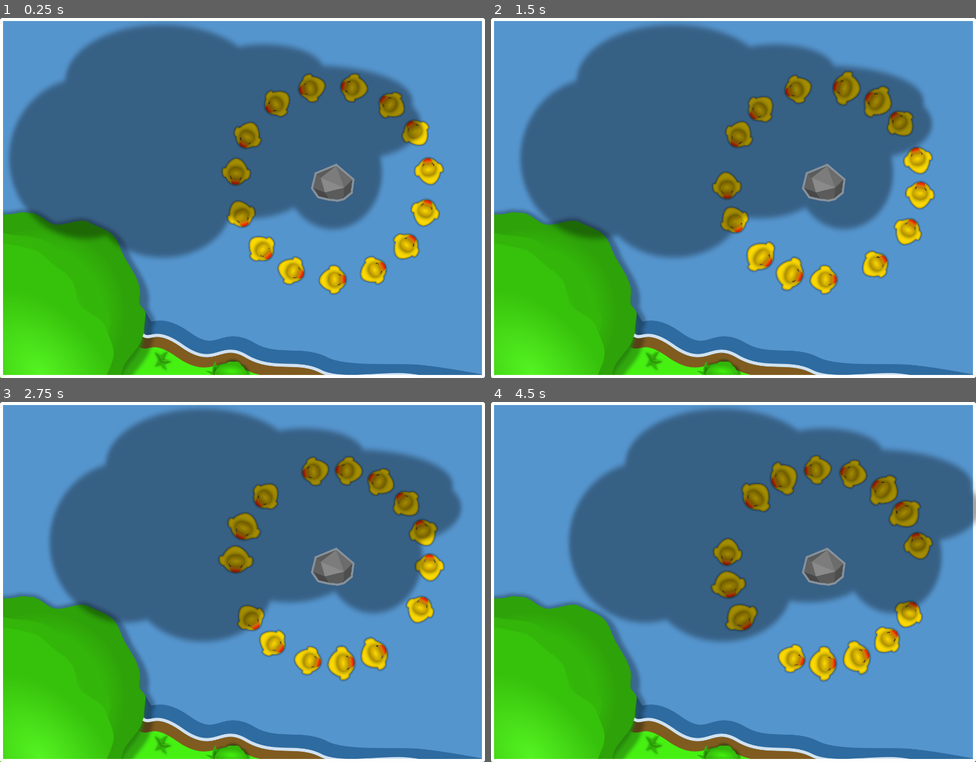
Above: before the commit, frames 1-4 (two rows, left to right).
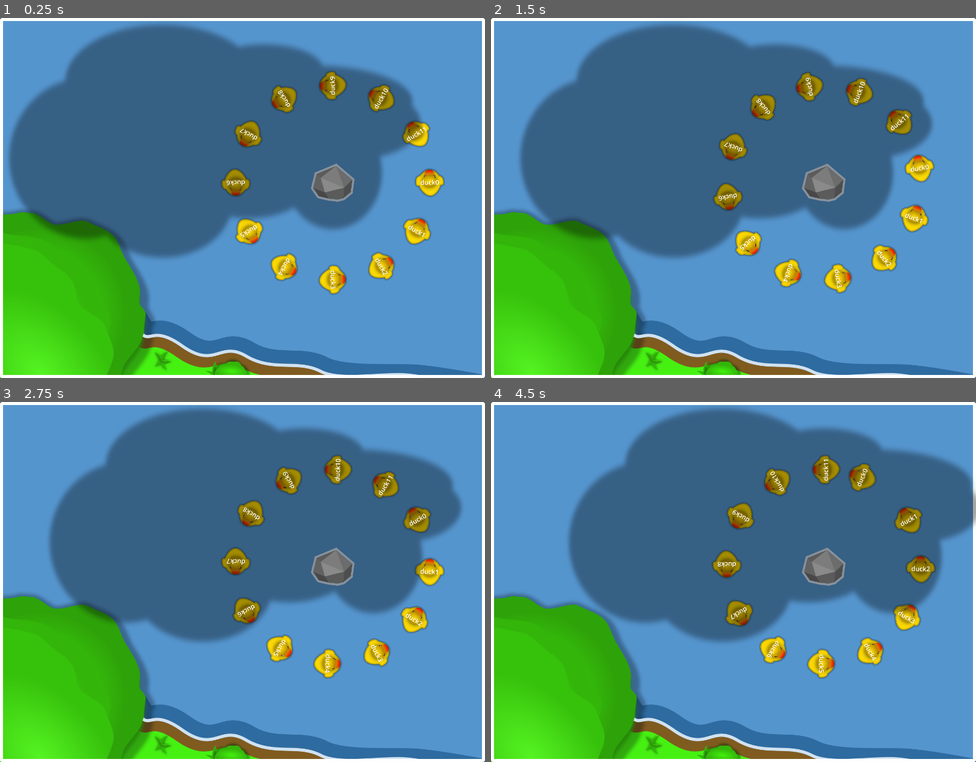
Above: after the commit, the same moments.

Repository: RichtersFinger/DuckTraffic
Game: Godot game, scene res://simulation.tscn
Two runs of this game, one before a commit and one after it. Both use one fixed random seed, a clock stepped at 60 frames per second and the inputs below.
Inputs:
- Up to frame 1 (0.25 s): no input
- Up to frame 2 (1.5 s): no input
- Up to frame 3 (2.75 s): no input
- Up to frame 4 (4.5 s): no input

The runs differ from the first frame. In frame 1, 5.6% of the frame differs, in the area x 45-92%, y 14-77%; in frame 2, 6.2%; in frame 3, 6.1%; in frame 4, 6.5%, in the area x 45-92%, y 14-78%.

Commit message:
[ducks] add inertia to duck-dynamics
* calculate duck velocity as integral based on acceleration
* refactor for better collision detection
* improve code readability
* add labels as indicators

Diff:
--- a/duck.gd
+++ b/duck.gd
@@ -3,36 +3,84 @@
 const PI: float = 3.1415926535
 const axis: int = -1
 
-var max_target_velocity: float = 100.0
-var free_dist: float = 0.5*PI
-var min_dist: float = 0.3*PI
+var target_velocity: float = 100.0
+var current_velocity: float
+var max_acceleration: float = 40.0
+var responsiveness: float = 100.0
+var free_dist: float = 0.12*PI
+var min_dist: float = 0.1*PI
+var collision_dist: float = 0.1*PI
 var other_ducks = []  # used to track collisions
-var active = false
+@onready var collision_label = $CollisionLabel
+
+
+func _ready():
+	$NameLabel.text = self.name
 
 
 # returns current velocity of given duck
-func get_current_velocity():
-	# skip calculation if moving freely
-	if not active or len(other_ducks) == 0:
-		return axis * max_target_velocity
-	# find next neighbor (closest and in front)
-	var closest = 2*PI
+func step_velocity(delta):
+	var closest_duck = _get_closest()
+
+	# traffic flowing freely
+	if not closest_duck:
+		current_velocity += delta * max(
+			-max_acceleration, min(max_acceleration, target_velocity - current_velocity)
+		)
+		return axis * current_velocity
+
+	var distance = _get_distance(closest_duck)
+	# eval
+	if distance < collision_dist:
+		current_velocity = min(0.0, current_velocity)
+		return axis * current_velocity
+	current_velocity += delta * responsiveness * (distance - 0.5*(free_dist + min_dist))
+	return axis * current_velocity
+
+
+# sets the current value for the collision label
+func _update_collision_label():
+	var closest_duck = _get_closest()
+	if closest_duck:
+		collision_label.text = closest_duck.name
+	else:
+		collision_label.text = ""
+
+
+# returns the distance to a given duck in the range [-pi:pi[
+func _get_distance(duck):
+	var distance = _normalize_position(duck.rotation - rotation)
+	if distance > PI:
+		return -distance + 2*PI
+	return -distance
+
+
+# returns the closest duck in front of self if any
+func _get_closest():
+	var closest = free_dist
+	var closest_duck = null
 	for duck in other_ducks:
-		var distance = fmod(2*PI - (duck.rotation - self.rotation), 2*PI)
-		if distance > 0:
-			closest = min(closest, distance)
-	# eval
-	if closest < min_dist:
-		return 0.0
-	return axis * max_target_velocity
+		var distance = _get_distance(duck)
+		if distance < closest:
+			closest = distance
+			closest_duck = duck
+	return closest_duck
+
+
+# map current position to range [0, 2pi[
+func _normalize_position(position):
+	return fmod(fmod(position, 2*PI) + 2*PI, 2*PI)
 
 
 # register duck for collision
 func _on_area_2d_area_entered(area):
-	self.scale[0] = 0.24
-	other_ducks.append(area.get_parent())
+	var duck = area.get_parent()
+	if _get_distance(duck) > 0:
+		print(duck.name + " entered at " + str(_get_distance(duck)/PI))
+		other_ducks.append(duck)
+	_update_collision_label()
 
 
 func _on_area_2d_area_exited(area):
-	self.scale[0] = 0.2
 	other_ducks.erase(area.get_parent())
+	_update_collision_label()
--- a/duck.tscn
+++ b/duck.tscn
@@ -4,11 +4,36 @@
 [ext_resource type="Script" path="res://duck.gd" id="1_ugpc8"]
 
 [sub_resource type="RectangleShape2D" id="RectangleShape2D_41gi0"]
-size = Vector2(435, 455)
+size = Vector2(580.001, 665.001)
 
 [node name="Duck" type="CharacterBody2D"]
 scale = Vector2(0.2, 0.2)
 script = ExtResource("1_ugpc8")
+
+[node name="NameLabel" type="Label" parent="."]
+z_index = 1
+anchors_preset = 8
+anchor_left = 0.5
+anchor_top = 0.5
+anchor_right = 0.5
+anchor_bottom = 0.5
+offset_left = -212.0
+offset_top = -68.5
+offset_right = 212.0
+offset_bottom = 68.5
+grow_horizontal = 2
+grow_vertical = 2
+size_flags_horizontal = 4
+theme_override_font_sizes/font_size = 100
+horizontal_alignment = 1
+
+[node name="CollisionLabel" type="Label" parent="."]
+offset_left = 225.0
+offset_top = -15.0
+offset_right = 370.0
+offset_bottom = 122.0
+theme_override_colors/font_color = Color(1, 0, 0, 1)
+theme_override_font_sizes/font_size = 100
 
 [node name="TextureRect" type="TextureRect" parent="."]
 anchors_preset = 8
@@ -27,8 +52,8 @@
 [node name="Area2D" type="Area2D" parent="."]
 
 [node name="CollisionShape2D" type="CollisionShape2D" parent="Area2D"]
-position = Vector2(-2.50002, -222.5)
-scale = Vector2(0.999999, 0.999999)
+position = Vector2(2.38419e-06, -327.5)
+scale = Vector2(0.999998, 0.999998)
 shape = SubResource("RectangleShape2D_41gi0")
 
 [connection signal="area_entered" from="Area2D" to="." method="_on_area_2d_area_entered"]
--- a/simulation.gd
+++ b/simulation.gd
@@ -1,7 +1,7 @@
 extends Node2D
 
 @export var radius: float = 300
-@export var number: int = 15
+@export var number: int = 12
 
 var duck = load("res://duck.tscn")
 @onready var axis = $Axis
@@ -22,15 +22,14 @@
 		ducks[i].name = "duck" + str(i)
 		set_duck(ducks[i], i * separation)
 		# randomize duck properties
-		ducks[i].max_target_velocity *= rand.randf_range(1.0, 1.5)
-		ducks[i].active = true
+		#ducks[i].target_velocity *= rand.randf_range(1.0, 1.5)
 		add_child(ducks[i])
-
+	ducks[0].target_velocity *= 1.5
 
 # update ducks per frame
 func _process(delta):
 	for duck in ducks:
-		set_duck(duck, duck.rotation + duck.get_current_velocity() / radius * delta)
+		set_duck(duck, duck.rotation + duck.step_velocity(delta) / radius * delta)
 
 
 # set duck position-helper
